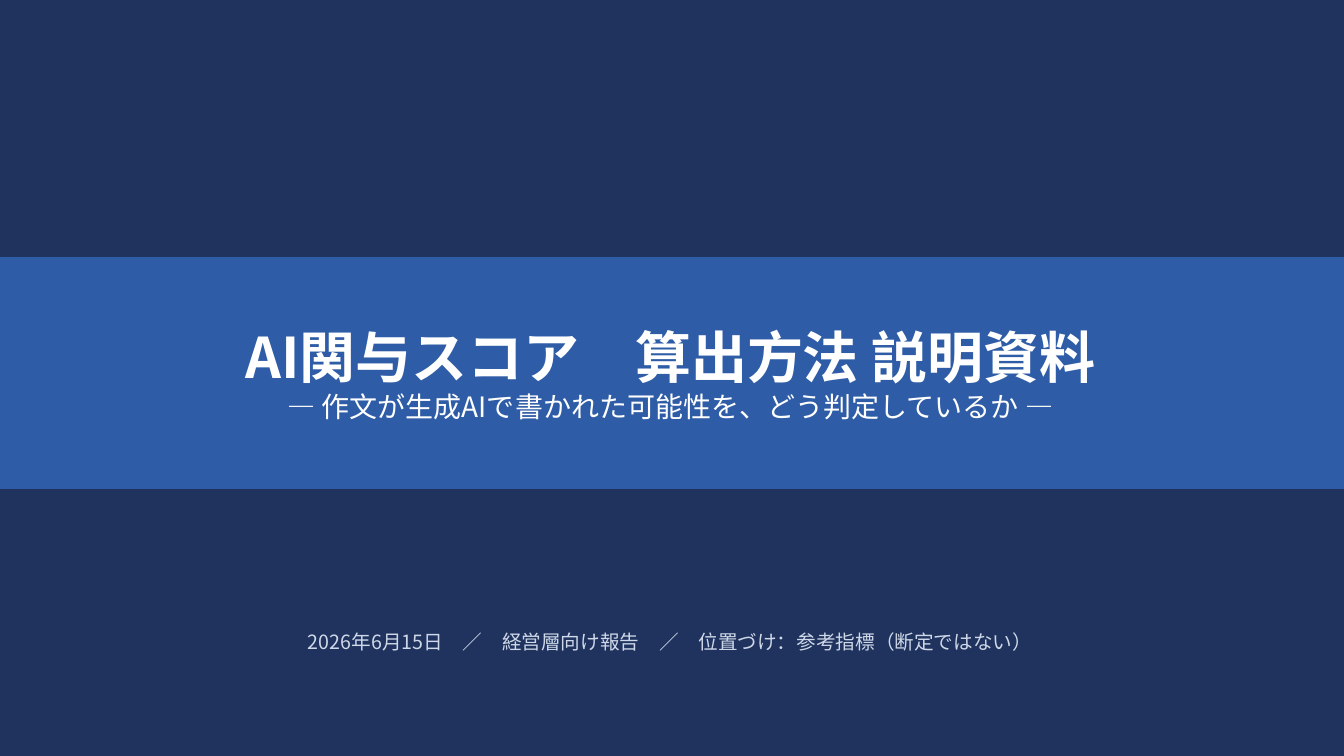
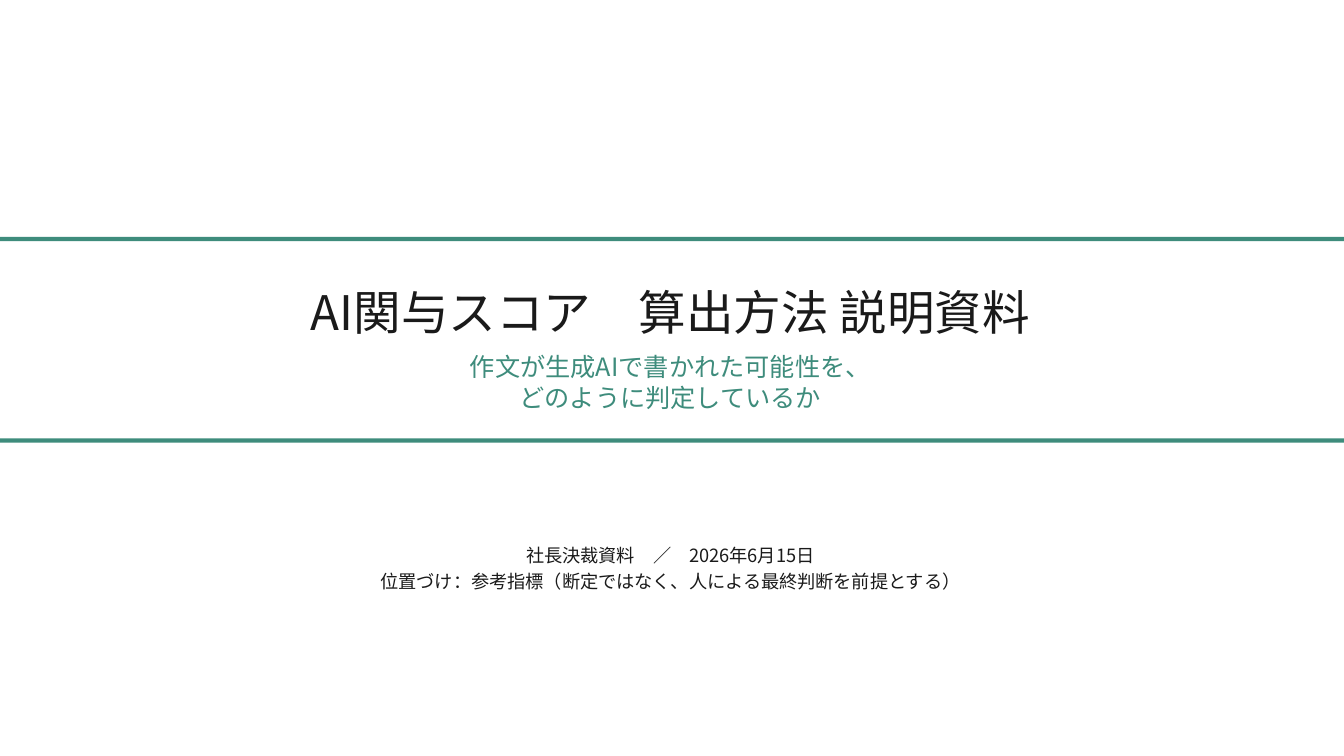
Before and after one commit to mayuyotsuya69-bit/stunning-guacamole, a slide deck: slide 1 of AI関与スコア_算出方法_説明資料.pptx. Drawn at 1344x756 pixels with LibreOffice and Linux fonts; fonts in the diff are those of the drawing. Boxes give left, top, right and bottom in pixels: in the first picture for what was removed or moved away, otherwise in the second. Text is boxed around its words. In the diff, an @@ line names an element or a change of style, - is before the commit and + after.

```diff
--- a/AI関与スコア_算出方法_説明資料.pptx
+++ b/AI関与スコア_算出方法_説明資料.pptx
@@ rectangle: place and size @@
-rectangle at box(0, 257, 1344, 489)
+rectangle at box(0, 237, 1344, 241)
@@ rectangle at box(0, 237, 1344, 241): fill #2E5CA6 to #3E8C7C @@
@@ text "AI関与スコア 算出方法 説明資料": place and size @@
-text "AI関与スコア 算出方法 説明資料" at box(245, 330, 1096, 420)
+text "AI関与スコア 算出方法 説明資料" at box(311, 290, 1030, 409)
@@ text at box(311, 290, 1030, 334): size 40 to 34 pt, text colour #FFFFFF to #1A1A1A, bold off in "AI関与スコア 算出方法 説明資料"; more space between paragraphs @@
@@ text at box(470, 354, 871, 409): text changed; size 20 to 18 pt; text colour #FFFFFF to #3E8C7C @@
-― 作文が生成AIで書かれた可能性を、どう判定しているか ―
+作文が生成AIで書かれた可能性を、
+どのように判定しているか
@@ rectangle: place and size @@
-rectangle at box(0, 0, 1344, 756)
+rectangle at box(0, 439, 1344, 443)
@@ rectangle at box(0, 439, 1344, 443): fill #1F335E to #3E8C7C @@
@@ text at box(381, 546, 961, 590): text changed; size 14 to 13 pt; text colour #CFD8E8 to #1A1A1A @@
-2026年6月15日 ／ 経営層向け報告 ／ 位置づけ：参考指標（断定ではない）
+社長決裁資料 ／ 2026年6月15日
+位置づけ：参考指標（断定ではなく、人による最終判断を前提とする）
```
Also in this commit, not shown: 5 other slides changed, 4 slides removed, 3 other files.
